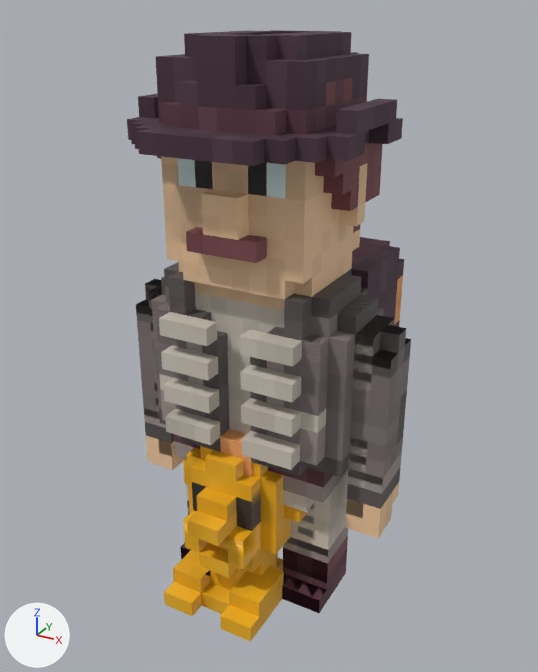
One commit to the FBX model Assets/Art/SonojAnaidni/SonojAnaidni_animated.fbx: the scene before it, then after it.
Before and after are seen from a 50 mm lens placed at (0.189, -0.334, 0.331), pointed at (-0.002, 0.013, 0.157). Arrows for +X, +Y and +Z are at lower left; the lights stay in place. Where no turn or scale is listed for an object, it has been applied to the vertices.

The older version as bpy lines, for what is in view:
```python
me_mesh = bpy.data.meshes.new('Mesh')
me_mesh.from_pydata(...)  # 190 vertices, 150 faces; spans x -0.04..0.04, y -0.035..0.035, z -0.05..0.05
me_mesh.materials.append(mat_statue_complete_material)  # picture img_statue_complete_png
me_mesh_001 = bpy.data.meshes.new('Mesh.001')
me_mesh_001.from_pydata(...)  # 576 vertices, 1148 faces; spans x -0.7..-0.58, y -0.05..0.01, z -0.09..0.04
me_mesh_001.materials.append(mat_chr_sonojanaidni_rig_sonojanaidni_sonojanaidni_material)  # picture img_sonojanaidni_png
me_mesh_010 = bpy.data.meshes.new('Mesh.010')
me_mesh_010.from_pydata(...)  # 264 vertices, 520 faces; spans x -0.08..0.08, y -0.01..0.02, z 0.06..0.18
me_mesh_010.materials.append(mat_chr_sonojanaidni_rig_sonojanaidni_sonojanaidni_material)  # picture img_sonojanaidni_png
ob_chr_sonojanaidni_rig_sonojanaidni_arms = bpy.data.objects.new('CHR_SonojAnaidni_rig:SonojAnaidni_arms', me_mesh_010)
ob_chr_sonojanaidni_rig_sonojanaidni_arms.location = (0.0, 0.0, 0.0)
ob_chr_sonojanaidni_rig_sonojanaidni_skeleton_chest = bpy.data.objects.new('CHR_SonojAnaidni_rig:SonojAnaidni_skeleton_chest', me_mesh_001)
ob_chr_sonojanaidni_rig_sonojanaidni_skeleton_chest.location = (0.64, 0.01, 0.16)
ob_statue_complete = bpy.data.objects.new('Statue_complete', me_mesh)
ob_statue_complete.location = (-0.005, -0.0235, 0.05)
# also in view: 'CHR_SonojAnaidni_rig:SonojAnaidni_Hat' at (0.0, 0.005, 0.295); 'CHR_SonojAnaidni_rig:SonojAnaidni_skeleton_head' at (0.0, 0.005, 0.24); 'CHR_SonojAnaidni_rig:SonojAnaidni_skeleton_legs' at (0.0, 0.0, 0.04); 'CHR_SonojAnaidni_rig:SonojAnaidni_Head' at (0.0, 0.005, 0.24); 'CHR_SonojAnaidni_rig:SonojAnaidni_legs' at (0.0, 0.005, 0.045)
```
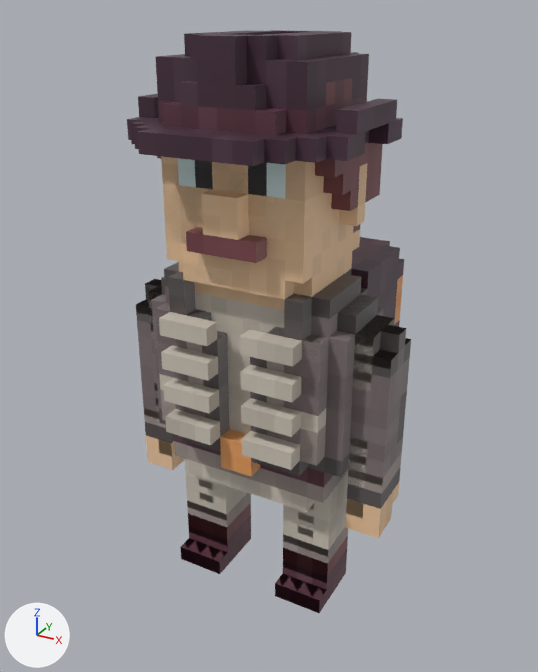
Pixel boxes (x1, y1, x2, y2) of what changed, in the pictures (538 x 672 px):
'Statue_complete', deleted (orange): before (164, 446, 306, 642)

The change, as a list of edits to the scene's bpy script:
```text
Remove ob_statue_complete:
    ob_statue_complete = bpy.data.objects.new('Statue_complete', me_mesh)
    ob_statue_complete.location = (-0.005, -0.0235, 0.05)
```
